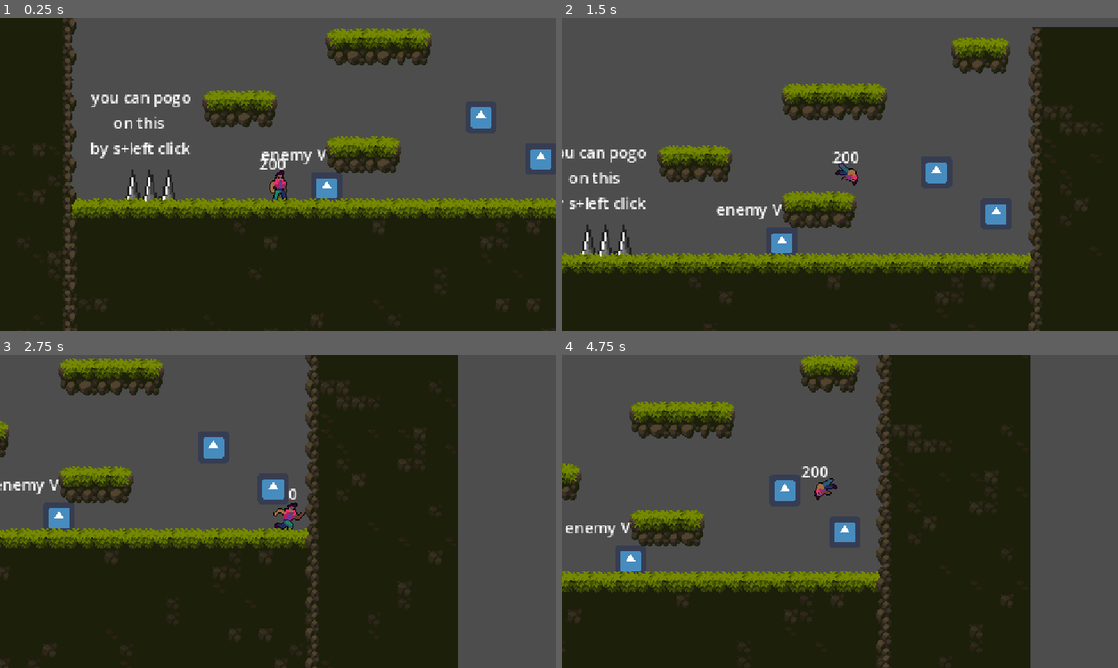
Above: before the commit, frames 1-4 (two rows, left to right).
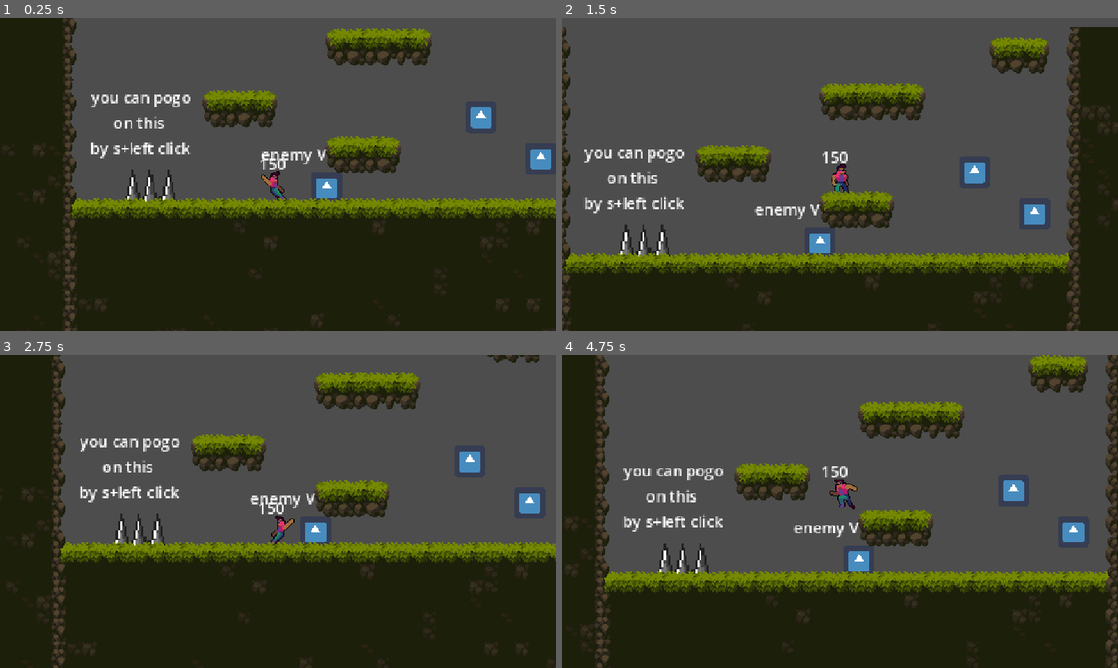
Above: after the commit, the same moments.

Repository: karnxx/soulborn
Game: Godot game, scene res://scenes/world/test.tscn
Same seed, same stepped clock (60 frames per second), same inputs: the game is played once before the commit and once after it. The engine's default icon, where the game draws it, is replaced by a stand-in: a white triangle on a blue panel in a dark square.
Inputs (mouse positions are in pixels of both pictures, inside the frame that each line leads up to):
- Up to frame 1 (0.25 s): no input
- Up to frame 2 (1.5 s): tap Enter (ui_accept) at 0.5, 0.77 s; move the mouse to (962, 158) at 0.52 s; hold Right (ui_right) from 0.53 s (still down); tap E (dash) at 0.6 s; click (962, 158) at 0.8 s; move the mouse to (728, 190) at 1.27 s; click (728, 190) at 1.35 s
- Up to frame 3 (2.75 s): tap Enter (ui_accept) at 1.52 s; right-click (166, 527) at 1.55 s; move the mouse to (333, 442) at 2.02 s; release Right (ui_right) at 2.03 s; hold Left (ui_left) from 2.03 s (still down); right-click (333, 442) at 2.1 s; tap E (dash) at 2.3 s
- Up to frame 4 (4.75 s): move the mouse to (812, 574) at 2.77 s; release Left (ui_left) at 2.78 s; hold Right (ui_right) 2.78-4.28 s; tap E (dash) at 2.85, 4.55 s; tap Enter (ui_accept) at 3.02, 3.77, 4.52 s; click (812, 574) at 3.05 s; move the mouse to (1006, 558) at 3.52 s; click (1006, 558) at 3.6 s; right-click (1006, 558) at 3.8 s; move the mouse to (673, 464) at 4.27 s; hold Left (ui_left) from 4.28 s (still down); right-click (673, 464) at 4.35 s

The runs differ from the first frame. In frame 1, 0.3% of the frame differs, in the area x 46-52%, y 44-59%; in frame 2, 21%; in frame 3, 41%; in frame 4, 43%, in the area x 0-100%, y 0-100%.
Error before the commit: Invalid call. Nonexistent function 'secondary_attack' in base 'Node2D (revenant.gd)'. (res://script/playable/plr/plr.gd:85)

Commit message:
revenantntanantnatnantnantant

Diff:
--- a/scenes/objs/occulanchor.tscn
+++ b/scenes/objs/occulanchor.tscn
@@ -1,7 +1,7 @@
 [gd_scene load_steps=15 format=3 uid="uid://dfykvjl864h87"]
 
 [ext_resource type="Script" uid="uid://b5exscxa64job" path="res://scenes/objs/occulanchor.gd" id="1_jlcwe"]
-[ext_resource type="Texture2D" uid="uid://usr1014fuar" path="res://assets/plr/spritesheet/occultist/Run.png" id="1_yvoeg"]
+[ext_resource type="Texture2D" uid="uid://usr1014fuar" path="res://scenes/Run.png" id="1_yvoeg"]
 
 [sub_resource type="AtlasTexture" id="AtlasTexture_1oavu"]
 atlas = ExtResource("1_yvoeg")
--- a/scenes/playables/plr/classes/occultist.tscn
+++ b/scenes/playables/plr/classes/occultist.tscn
@@ -1,7 +1,7 @@
 [gd_scene load_steps=81 format=3 uid="uid://bo6mfqdtgchhi"]
 
 [ext_resource type="Script" uid="uid://cu50if2drvvfg" path="res://script/playable/plr/classes/occultist.gd" id="1_60at1"]
-[ext_resource type="Texture2D" uid="uid://usr1014fuar" path="res://assets/plr/spritesheet/occultist/Run.png" id="1_ihm50"]
+[ext_resource type="Texture2D" uid="uid://usr1014fuar" path="res://scenes/Run.png" id="1_ihm50"]
 
 [sub_resource type="AtlasTexture" id="AtlasTexture_3wu5c"]
 atlas = ExtResource("1_ihm50")
--- a/scenes/playables/plr/classes/revenant.gd
+++ b/scenes/playables/plr/classes/revenant.gd
@@ -3,7 +3,7 @@
 @export var primary_cooldown := 0.25
 @export var secondary_cooldown := 1.0
 @export var dash_cooldown := 1.0
-@export var max_health := 200
+@export var max_health := 150
 
 @onready var sprite: AnimatedSprite2D = $AnimatedSprite2D
 var player: CharacterBody2D
@@ -12,22 +12,39 @@
 var can_dash := true
 var busy := false
 var mouse_position := Vector2.ZERO
-var wason_floor = false
-
+var wason_floor := false
+var hitbox
+var is_diving = false
 func _ready() -> void:
 	player = get_parent()
 	animani("idle")
 
-func _physics_process(_delta: float) -> void:
-	if busy:
-		return
+
+func _physics_process(_delta):
 	var on_floor = player.is_on_floor()
 	if on_floor and not wason_floor:
-		animani("land")
-		print('asdk ')
+		land()
 	wason_floor = on_floor
 	upd_Face()
 	upd_anim()
+
+func land():
+	busy = true
+	if is_diving:
+		player.velocity = Vector2.ZERO
+		animani("dive_land")
+		is_diving = false
+		await sprite.animation_finished
+		can_primary = true
+		$predive.monitoring = false
+		$dived.monitoring = true
+		get_tree().create_timer(0.2).timeout
+		$dived.monitoring = false
+	else:
+		player.velocity = Vector2.ZERO
+		animani("land")
+		await sprite.animation_finished
+	busy = false
 
 func upd_Face():
 	if not player:
@@ -55,23 +72,53 @@
 	if sprite.animation != name:
 		sprite.play(name)
 
+var t = 0
 func attack():
 	if not can_primary or busy:
 		return
 	can_primary = false
 	busy = true
-	animani("primary")
-	await sprite.animation_finished
-	busy = false
-	await get_tree().create_timer(primary_cooldown).timeout
-	can_primary = true
 
-func secondary():
-	if not can_secondary or busy:
+	if Input.is_action_pressed("ui_down") and not player.is_on_floor() and not is_diving:
+		is_diving = true
+		player.velocity = Vector2.ZERO
+		animani("dive")
+		player.can_grav = false
+		await sprite.animation_finished
+		player.can_grav = true
+		wason_floor = false
+		player.velocity.y += 1200
+		$predive.monitoring = true
+		player.cur_health -= 20
+	else:
+		var skibidi = randi_range(t, 3)
+		hitbox = $left if player.facing == "left" else $right
+		if skibidi != t:
+			animani("primary2")
+			$AnimationPlayer.play("primary")
+			t += 1
+		else:
+			animani("primary")
+			$AnimationPlayer.play("primary2")
+			t = 0
+		await sprite.animation_finished
+		busy = false
+		await get_tree().create_timer(primary_cooldown).timeout
+		can_primary = true
+
+func acutally_atk():
+	hitbox.monitoring = true
+	await get_tree().create_timer(0.1).timeout
+	hitbox.monitoring = false
+
+func secondary_attack():
+	if not can_secondary or busy or !player.is_on_floor():
 		return
 	can_secondary = false
 	busy = true
+	player.velocity.x = 0
 	animani("secondary")
+	$AnimationPlayer.play("secondary")
 	await sprite.animation_finished
 	busy = false
 	await get_tree().create_timer(secondary_cooldown).timeout
@@ -87,3 +134,22 @@
 	busy = false
 	await get_tree().create_timer(dash_cooldown).timeout
 	can_dash = true
+
+func fist_spawn():
+	var fist = preload("res://scenes/playables/plr/classes/revenant_fist.tscn").instantiate()
+	get_parent().get_parent().add_child(fist)
+	fist.global_position = player.global_position + (Vector2(-50,0) if player.facing == 'left' else Vector2(50,0))
+	fist.dir = Vector2.LEFT if player.facing == 'left' else Vector2.RIGHT
+
+func dmg_madi(amt):
+	player.cur_health -= amt
+
+func _on_left_body_entered(body: Node2D) -> void:
+	var dmg = randi_range(40,80)
+	if body.is_in_group("enemy"):
+		body.get_dmged(dmg)
+
+func _on_dived_body_entered(body: Node2D) -> void:
+	var dmg = randi_range(80,120)
+	if body.is_in_group("enemy"):
+		body.get_dmged(dmg)
--- a/scenes/playables/plr/classes/revenant.tscn
+++ b/scenes/playables/plr/classes/revenant.tscn
@@ -19,6 +19,46 @@
 atlas = ExtResource("1_yye7c")
 region = Rect2(144, 250, 48, 50)
 
+[sub_resource type="AtlasTexture" id="AtlasTexture_3pf8s"]
+atlas = ExtResource("1_yye7c")
+region = Rect2(432, 100, 48, 50)
+
+[sub_resource type="AtlasTexture" id="AtlasTexture_j0mmt"]
+atlas = ExtResource("1_yye7c")
+region = Rect2(480, 150, 48, 50)
+
+[sub_resource type="AtlasTexture" id="AtlasTexture_51er3"]
+atlas = ExtResource("1_yye7c")
+region = Rect2(432, 150, 48, 50)
+
+[sub_resource type="AtlasTexture" id="AtlasTexture_o155v"]
+atlas = ExtResource("1_yye7c")
+region = Rect2(480, 100, 48, 50)
+
+[sub_resource type="AtlasTexture" id="AtlasTexture_wwknq"]
+atlas = ExtResource("1_yye7c")
+region = Rect2(528, 100, 48, 50)
+
+[sub_resource type="AtlasTexture" id="AtlasTexture_obd1c"]
+atlas = ExtResource("1_yye7c")
+region = Rect2(528, 100, 48, 50)
+
+[sub_resource type="AtlasTexture" id="AtlasTexture_io7hc"]
+atlas = ExtResource("1_yye7c")
+region = Rect2(576, 100, 48, 50)
+
+[sub_resource type="AtlasTexture" id="AtlasTexture_7etg0"]
+atlas = ExtResource("1_yye7c")
+region = Rect2(576, 100, 48, 50)
+
+[sub_resource type="AtlasTexture" id="AtlasTexture_cvrbh"]
+atlas = ExtResource("1_yye7c")
+region = Rect2(624, 100, 48, 50)
+
+[sub_resource type="AtlasTexture" id="AtlasTexture_sye11"]
+atlas = ExtResource("1_yye7c")
+region = Rect2(624, 150, 48, 50)
+
 [sub_resource type="AtlasTexture" id="AtlasTexture_uwl83"]
 atlas = ExtResource("1_yye7c")
 region = Rect2(0, 300, 48, 50)
@@ -110,6 +150,66 @@
 [sub_resource type="AtlasTexture" id="AtlasTexture_jx21w"]
 atlas = ExtResource("1_yye7c")
 region = Rect2(240, 0, 48, 50)
+
+[sub_resource type="AtlasTexture" id="AtlasTexture_8bjs4"]
+atlas = ExtResource("1_yye7c")
+region = Rect2(288, 350, 48, 50)
+
+[sub_resource type="AtlasTexture" id="AtlasTexture_ins3w"]
+atlas = ExtResource("1_yye7c")
+region = Rect2(336, 350, 48, 50)
+
+[sub_resource type="AtlasTexture" id="AtlasTexture_brdq4"]
+atlas = ExtResource("1_yye7c")
+region = Rect2(384, 350, 48, 50)
+
+[sub_resource type="AtlasTexture" id="AtlasTexture_k2753"]
+atlas = ExtResource("1_yye7c")
+region = Rect2(432, 350, 48, 50)
+
+[sub_resource type="AtlasTexture" id="AtlasTexture_5frpb"]
+atlas = ExtResource("1_yye7c")
+region = Rect2(432, 300, 48, 50)
+
+[sub_resource type="AtlasTexture" id="AtlasTexture_oypst"]
+atlas = ExtResource("1_yye7c")
+region = Rect2(480, 350, 48, 50)
+
+[sub_resource type="AtlasTexture" id="AtlasTexture_vpnxf"]
+atlas = ExtResource("1_yye7c")
+region = Rect2(528, 350, 48, 50)
+
+[sub_resource type="AtlasTexture" id="AtlasTexture_synyg"]
+atlas = ExtResource("1_yye7c")
+region = Rect2(576, 350, 48, 50)
+
+[sub_resource type="AtlasTexture" id="AtlasTexture_832dk"]
+atlas = ExtResource("1_yye7c")
+region = Rect2(288, 200, 48, 50)
+
+[sub_resource type="AtlasTexture" id="AtlasTexture_cb263"]
+atlas = ExtResource("1_yye7c")
+region = Rect2(336, 200, 48, 50)
+
+[sub_resource type="AtlasTexture" id="AtlasTexture_wrhrt"]
+atlas = ExtResource("1_yye7c")
+region = Rect2(384, 200, 48, 50)
+
+[sub_resource type="AtlasTexture" id="AtlasTexture_mulvl"]
+atlas = ExtResource("1_yye7c")
+region = Rect2(432, 200, 48, 50)
+
+[sub_resource type="AtlasTexture" id="AtlasTexture_phr18"]
+atlas = ExtResource("1_yye7c")
+region = Rect2(432, 250, 48, 50)
+
+[sub_resource type="AtlasTexture" id="AtlasTexture_jgyp1"]
+atlas = ExtResource("1_yye7c")
+region = Rect2(432, 200, 48, 50)
+
+[sub_resource type="AtlasTexture" id="AtlasTexture_iseah"]
+atlas = ExtResource("1_yye7c")
+region = Rect2(480, 200, 48, 50)
 
 [sub_resource type="AtlasTexture" id="AtlasTexture_yye7c"]
 atlas = ExtResource("1_yye7c")
@@ -155,6 +255,51 @@
 "speed": 8.0
 }, {
 "frames": [{
+"duration": 1.4,
+"texture": SubResource("AtlasTexture_3pf8s")
+}, {
+"duration": 1.0,
+"texture": SubResource("AtlasTexture_j0mmt")
+}, {
+"duration": 1.0,
+"texture": SubResource("AtlasTexture_51er3")
+}, {
+"duration": 1.0,
+"texture": SubResource("AtlasTexture_o155v")
+}, {
+"duration": 1.4,
+"texture": SubResource("AtlasTexture_wwknq")
+}],
+"loop": false,
+"name": &"dive",
+"speed": 9.0
+}, {
+"frames": [{
+"duration": 2.0,
+"texture": SubResource("AtlasTexture_obd1c")
+}, {
+"duration": 1.11,
+"texture": SubResource("AtlasTexture_io7hc")
+}],
+"loop": true,
+"name": &"dive_air",
+"speed": 7.0
+}, {
+"frames": [{
+"duration": 1.0,
+"texture": SubResource("AtlasTexture_7etg0")
+}, {
+"duration": 2.7,
+"texture": SubResource("AtlasTexture_cvrbh")
+}, {
+"duration": 1.0,
+"texture": SubResource("AtlasTexture_sye11")
+}],
+"loop": false,
+"name": &"dive_land",
+"speed": 8.0
+}, {
+"frames": [{
 "duration": 1.0,
 "texture": SubResource("AtlasTexture_uwl83")
 }, {
@@ -194,7 +339,7 @@
 }],
 "loop": false,
 "name": &"land",
-"speed": 5.0
+"speed": 14.0
 }, {
 "frames": [{
 "duration": 1.0,
@@ -244,9 +389,82 @@
 "duration": 1.0,
 "texture": SubResource("AtlasTexture_jx21w")
 }],
-"loop": true,
+"loop": false,
 "name": &"primary2",
 "speed": 14.0
+}, {
+"frames": [{
+"duration": 1.0,
+"texture": SubResource("AtlasTexture_8bjs4")
+}, {
+"duration": 1.0,
+"texture": SubResource("AtlasTexture_ins3w")
+}, {
+"duration": 2.4,
+"texture": SubResource("AtlasTexture_brdq4")
+}, {
+"duration": 3.3,
+"texture": SubResource("AtlasTexture_k2753")
+}, {
+"duration": 1.0,
+"texture": SubResource("AtlasTexture_5frpb")
+}, {
+"duration": 4.3,
+"texture": SubResource("AtlasTexture_k2753")
+}, {
+"duration": 1.0,
+"texture": SubResource("AtlasTexture_5frpb")
+}, {
+"duration": 2.3,
+"texture": SubResource("AtlasTexture_k2753")
+}, {
+"duration": 1.0,
+"texture": SubResource("AtlasTexture_5frpb")
+}, {
+"duration": 5.0,
+"texture": SubResource("AtlasTexture_k2753")
+}, {
+"duration": 5.0,
+"texture": SubResource("AtlasTexture_5frpb")
+}, {
+"duration": 2.0,
+"texture": SubResource("AtlasTexture_oypst")
+}, {
+"duration": 1.0,
+"texture": SubResource("AtlasTexture_vpnxf")
+}, {
+"duration": 1.0,
+"texture": SubResource("AtlasTexture_synyg")
+}],
+"loop": false,
+"name": &"secondary",
+"speed": 10.0
+}, {
+"frames": [{
+"duration": 1.0,
+"texture": SubResource("AtlasTexture_832dk")
+}, {
+"duration": 2.1,
+"texture": SubResource("AtlasTexture_cb263")
+}, {
+"duration": 4.0,
+"texture": SubResource("AtlasTexture_wrhrt")
+}, {
+"duration": 2.0,
+"texture": SubResource("AtlasTexture_mulvl")
+}, {
+"duration": 1.7,
+"texture": SubResource("AtlasTexture_phr18")
+}, {
+"duration": 3.0,
+"texture": SubResource("AtlasTexture_jgyp1")
+}, {
+"duration": 1.6,
+"texture": SubResource("AtlasTexture_iseah")
+}],
+"loop": false,
+"name": &"super",
+"speed": 5.0
 }, {
 "frames": [{
 "duration": 1.0,
@@ -275,16 +493,151 @@
 [sub_resource type="CapsuleShape2D" id="CapsuleShape2D_yye7c"]
 height = 38.0
 
+[sub_resource type="RectangleShape2D" id="RectangleShape2D_uwl83"]
+size = Vector2(25, 35)
+
+[sub_resource type="RectangleShape2D" id="RectangleShape2D_mejxr"]
+size = Vector2(25, 35)
+
+[sub_resource type="Animation" id="Animation_mejxr"]
+resource_name = "primary"
+length = 0.38
+tracks/0/type = "method"
+tracks/0/imported = false
+tracks/0/enabled = true
+tracks/0/path = NodePath(".")
+tracks/0/interp = 1
+tracks/0/loop_wrap = true
+tracks/0/keys = {
+"times": PackedFloat32Array(0.233333),
+"transitions": PackedFloat32Array(1),
+"values": [{
+"args": [],
+"method": &"acutally_atk"
+}]
+}
+
+[sub_resource type="Animation" id="Animation_uwl83"]
+resource_name = "primary2"
+length = 0.59
+tracks/0/type = "method"
+tracks/0/imported = false
+tracks/0/enabled = true
+tracks/0/path = NodePath(".")
+tracks/0/interp = 1
+tracks/0/loop_wrap = true
+tracks/0/keys = {
+"times": PackedFloat32Array(0.266667, 0.5),
+"transitions": PackedFloat32Array(1, 1),
+"values": [{
+"args": [],
+"method": &"acutally_atk"
+}, {
+"args": [],
+"method": &"acutally_atk"
+}]
+}
+
+[sub_resource type="Animation" id="Animation_ullfb"]
+resource_name = "secondary"
+length = 3.0
+tracks/0/type = "method"
+tracks/0/imported = false
+tracks/0/enabled = true
+tracks/0/path = NodePath(".")
+tracks/0/interp = 1
+tracks/0/loop_wrap = true
+tracks/0/keys = {
+"times": PackedFloat32Array(0.533333, 1.26667, 1.93333, 2.36667, 2.96667),
+"transitions": PackedFloat32Array(1, 1, 1, 1, 1),
+"values": [{
+"args": [10],
+"method": &"dmg_madi"
+}, {
+"args": [10],
+"method": &"dmg_madi"
+}, {
+"args": [10],
+"method": &"dmg_madi"
+}, {
+"args": [10],
+"method": &"dmg_madi"
+}, {
+"args": [],
+"method": &"fist_spawn"
+}]
+}
+
+[sub_resource type="AnimationLibrary" id="AnimationLibrary_mejxr"]
+_data = {
+&"primary": SubResource("Animation_mejxr"),
+&"primary2": SubResource("Animation_uwl83"),
+&"secondary": SubResource("Animation_ullfb")
+}
+
+[sub_resource type="RectangleShape2D" id="RectangleShape2D_ullfb"]
+size = Vector2(36, 40)
+
+[sub_resource type="RectangleShape2D" id="RectangleShape2D_kcg5p"]
+size = Vector2(72, 51)
+
 [node name="revenant" type="Node2D"]
 script = ExtResource("1_uwl83")
 
 [node name="AnimatedSprite2D" type="AnimatedSprite2D" parent="."]
 position = Vector2(0, -3)
 sprite_frames = SubResource("SpriteFrames_mk7xv")
-animation = &"air"
-frame_progress = 0.836465
+animation = &"secondary"
+frame = 13
+frame_progress = 1.0
 
 [node name="collision" type="CollisionShape2D" parent="."]
 position = Vector2(0, 3)
 shape = SubResource("CapsuleShape2D_yye7c")
 disabled = true
+
+[node name="left" type="Area2D" parent="."]
+collision_layer = 0
+collision_mask = 8
+monitoring = false
+
+[node name="CollisionShape2D" type="CollisionShape2D" parent="left"]
+position = Vector2(-23, 1)
+shape = SubResource("RectangleShape2D_uwl83")
+
+[node name="right" type="Area2D" parent="."]
+collision_layer = 0
+collision_mask = 8
+monitoring = false
+
+[node name="CollisionShape2D2" type="CollisionShape2D" parent="right"]
+position = Vector2(23, 0)
+shape = SubResource("RectangleShape2D_mejxr")
+
+[node name="AnimationPlayer" type="AnimationPlayer" parent="."]
+libraries = {
+&"": SubResource("AnimationLibrary_mejxr")
+}
+
+[node name="predive" type="Area2D" parent="."]
+collision_layer = 0
+collision_mask = 8
+monitoring = false
+
+[node name="CollisionShape2D" type="CollisionShape2D" parent="predive"]
+position = Vector2(0, -1)
+shape = SubResource("RectangleShape2D_ullfb")
+
+[node name="dived" type="Area2D" parent="."]
+collision_layer = 0
+collision_mask = 8
+monitoring = false
+
+[node name="CollisionShape2D" type="CollisionShape2D" parent="dived"]
+position = Vector2(0, -5.5)
+shape = SubResource("RectangleShape2D_kcg5p")
+
+[connection signal="body_entered" from="left" to="." method="_on_left_body_entered"]
+[connection signal="body_entered" from="right" to="." method="_on_left_body_entered"]
+[connection signal="body_entered" from="predive" to="." method="_on_left_body_entered"]
+[connection signal="body_entered" from="dived" to="." method="_on_dived_body_entered"]
--- /dev/null
+++ b/scenes/playables/plr/classes/revenant_fist.gd
@@ -0,0 +1,16 @@
+extends Node2D
+var dir
+
+func _physics_process(delta: float) -> void:
+	global_position +=  dir*delta*300
+	if dir == Vector2.LEFT:
+		$AnimatedSprite2D.flip_h = true
+	else:
+		$AnimatedSprite2D.flip_h = false
+
+func _on_area_2d_body_entered(body: Node2D) -> void:
+	if body.is_in_group('enemy'):
+		body.get_dmged(randi_range(120, 150))
+
+func _on_timer_timeout() -> void:
+	self.queue_free()
--- /dev/null
+++ b/scenes/playables/plr/classes/revenant_fist.tscn
@@ -0,0 +1,61 @@
+[gd_scene load_steps=8 format=3 uid="uid://bk6iaccmd6h06"]
+
+[ext_resource type="Texture2D" uid="uid://20scmgves2xq" path="res://assets/plr/spritesheet/revenant/fist.png" id="1_k7use"]
+[ext_resource type="Script" uid="uid://c7tjk3qwtld0a" path="res://scenes/playables/plr/classes/revenant_fist.gd" id="1_lqrm2"]
+
+[sub_resource type="AtlasTexture" id="AtlasTexture_lqrm2"]
+atlas = ExtResource("1_k7use")
+region = Rect2(0, 0, 90, 100)
+
+[sub_resource type="AtlasTexture" id="AtlasTexture_igveg"]
+atlas = ExtResource("1_k7use")
+region = Rect2(90, 0, 90, 100)
+
+[sub_resource type="AtlasTexture" id="AtlasTexture_npo1w"]
+atlas = ExtResource("1_k7use")
+region = Rect2(180, 0, 90, 100)
+
+[sub_resource type="SpriteFrames" id="SpriteFrames_oneal"]
+animations = [{
+"frames": [{
+"duration": 1.0,
+"texture": SubResource("AtlasTexture_lqrm2")
+}, {
+"duration": 1.0,
+"texture": SubResource("AtlasTexture_igveg")
+}, {
+"duration": 1.0,
+"texture": SubResource("AtlasTexture_npo1w")
+}],
+"loop": true,
+"name": &"default",
+"speed": 10.0
+}]
+
+[sub_resource type="RectangleShape2D" id="RectangleShape2D_igveg"]
+size = Vector2(62, 59)
+
+[node name="revenant_fist" type="Node2D"]
+script = ExtResource("1_lqrm2")
+
+[node name="AnimatedSprite2D" type="AnimatedSprite2D" parent="."]
+modulate = Color(1, 1, 1, 0.635294)
+sprite_frames = SubResource("SpriteFrames_oneal")
+autoplay = "default"
+frame_progress = 0.755984
+
+[node name="Area2D" type="Area2D" parent="."]
+collision_layer = 0
+collision_mask = 8
+
+[node name="CollisionShape2D" type="CollisionShape2D" parent="Area2D"]
+position = Vector2(0, 2.5)
+shape = SubResource("RectangleShape2D_igveg")
+
+[node name="Timer" type="Timer" parent="."]
+wait_time = 3.0
+one_shot = true
+autostart = true
+
+[connection signal="body_entered" from="Area2D" to="." method="_on_area_2d_body_entered"]
+[connection signal="timeout" from="Timer" to="." method="_on_timer_timeout"]
--- a/scenes/world/pathfinder.gd
+++ b/scenes/world/pathfinder.gd
@@ -52,7 +52,7 @@
 	var end_id = astar.get_closest_point(to_pos)
 	return astar.get_point_path(start_id, end_id)
 
-func _process(delta: float) -> void:
+func _process(_delta: float) -> void:
 	queue_redraw()
 
 func _on_draw() -> void:
--- a/script/npc/dummy/dummy.gd
+++ b/script/npc/dummy/dummy.gd
@@ -1,6 +1,8 @@
 extends CharacterBody2D
 
-var health = 1000
+signal died
+
+@export var health = 1000
 var can_dmg = true
 func get_dmged(dmg):
 	if can_dmg:
@@ -11,4 +13,5 @@
 		twen.tween_property(self, "modulate", Color.WHITE, 0.2)
 		can_dmg = true
 		if health <= 0:
+			emit_signal("died")
 			queue_free()
--- a/script/playable/plr/classes/occultist.gd
+++ b/script/playable/plr/classes/occultist.gd
@@ -2,7 +2,7 @@
 
 @export var attack_cooldown := 0.25
 @export var secondary_cooldown := 1.0
-@export var max_health := 200
+@export var max_health := 160
 @onready var sprite: AnimatedSprite2D = $AnimatedSprite2D
 var player: CharacterBody2D
 var anchors := []
--- a/script/playable/plr/classes/vanguardian.gd
+++ b/script/playable/plr/classes/vanguardian.gd
@@ -11,7 +11,7 @@
 var can_secondary := true
 var is_dashing := false
 var mouse_target := Vector2.ZERO
-var max_health := 200
+var max_health := 190
 @onready var sprite: AnimatedSprite2D = $AnimatedSprite2D
 var player: CharacterBody2D
 
--- a/script/playable/plr/plr.gd
+++ b/script/playable/plr/plr.gd
@@ -20,6 +20,7 @@
 var is_attacking := false
 var current_class = null
 var mouse_target := Vector2.ZERO
+var can_grav = true
 func _ready():
 	set_class(preload("res://scenes/playables/plr/classes/revenant.tscn"))
 
@@ -34,7 +35,7 @@
 	move_and_slide()
 
 func apply_grav(delta):
-	if not is_on_floor():
+	if not is_on_floor() and can_grav:
 		velocity.y += grav * delta
 	if Input.is_action_just_pressed("ui_accept") and is_on_floor():
 		velocity.y = -jump
@@ -148,6 +149,7 @@
 
 
 func get_dmged(dmg, pos=null):
+
 	cur_health -= dmg
 	if pos != null:
 		velocity.x = (global_position - pos).normalized().x * 300.0
Binary file added: assets/plr/spritesheet/revenant/fist.png
Not shown, added: assets/plr/spritesheet/revenant/fist.png.import
Binary file changed: assets/plr/spritesheet/revenant/spritesheet.png
Binary file added: scenes/Run.png
Not shown, added: scenes/Run.png.import
Not shown: 1 places in scenes/playables/plr/classes/revenant.tscn that only renumber resources
Not shown, added: scenes/playables/plr/classes/revenant_fist.gd.uid
